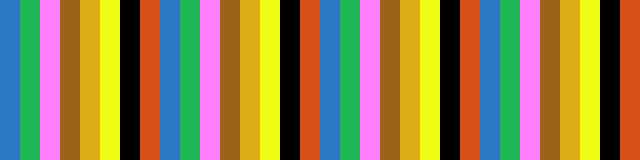
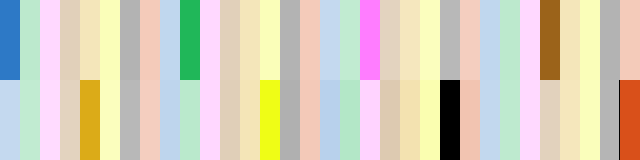
Before/after of a w=640, h=160 layered artwork. What changed in the layer stack:
added layer "Layer copy" (71%) above "Layer copy #1" over <box>480,80,619,160</box>
added layer "Layer copy #1" (66%) above "Layer copy #2" over <box>320,80,480,160</box>
added layer "Layer copy #2" (69%) above "Layer copy #3" over <box>160,80,320,160</box>
added layer "Layer copy #3" (72%) above "Layer copy #4" over <box>0,80,160,160</box>
added layer "Layer copy #4" (70%) above "Layer copy #5" over <box>480,0,640,80</box>
added layer "Layer copy #5" (72%) above "Layer copy #6" over <box>320,0,480,80</box>
added layer "Layer copy #6" (70%) above "Layer" over <box>160,0,320,80</box>
added layer "Layer" (70%) above "Layer #10" over <box>20,0,160,80</box>
